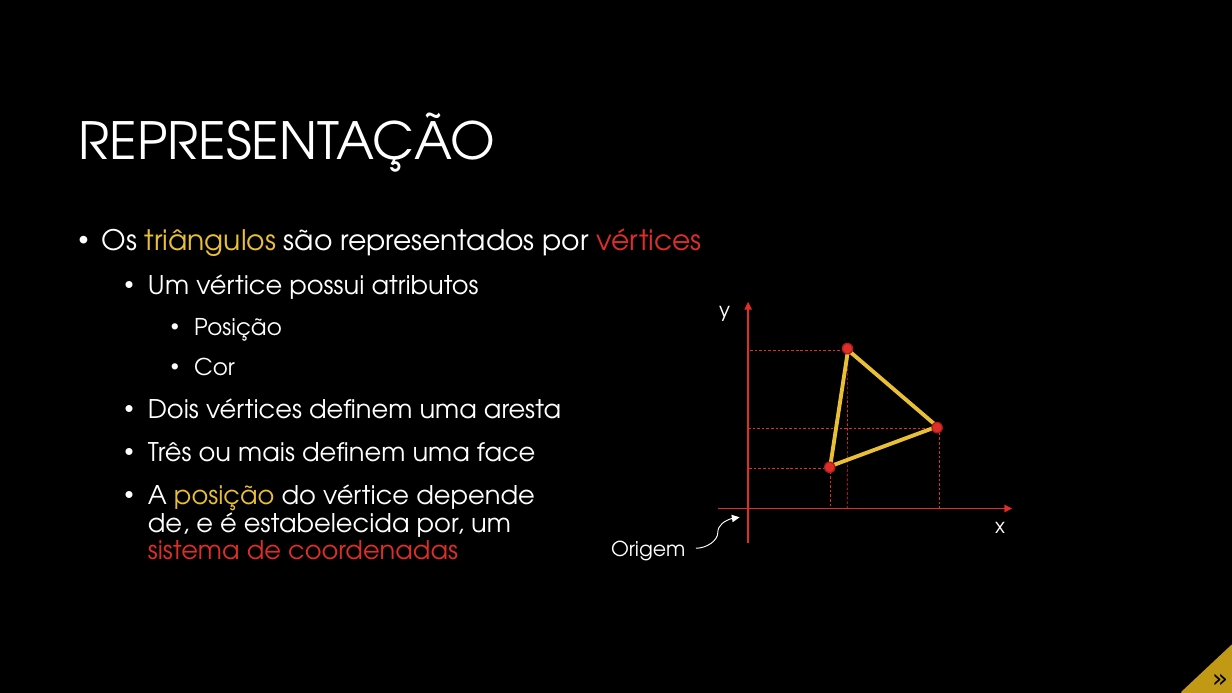
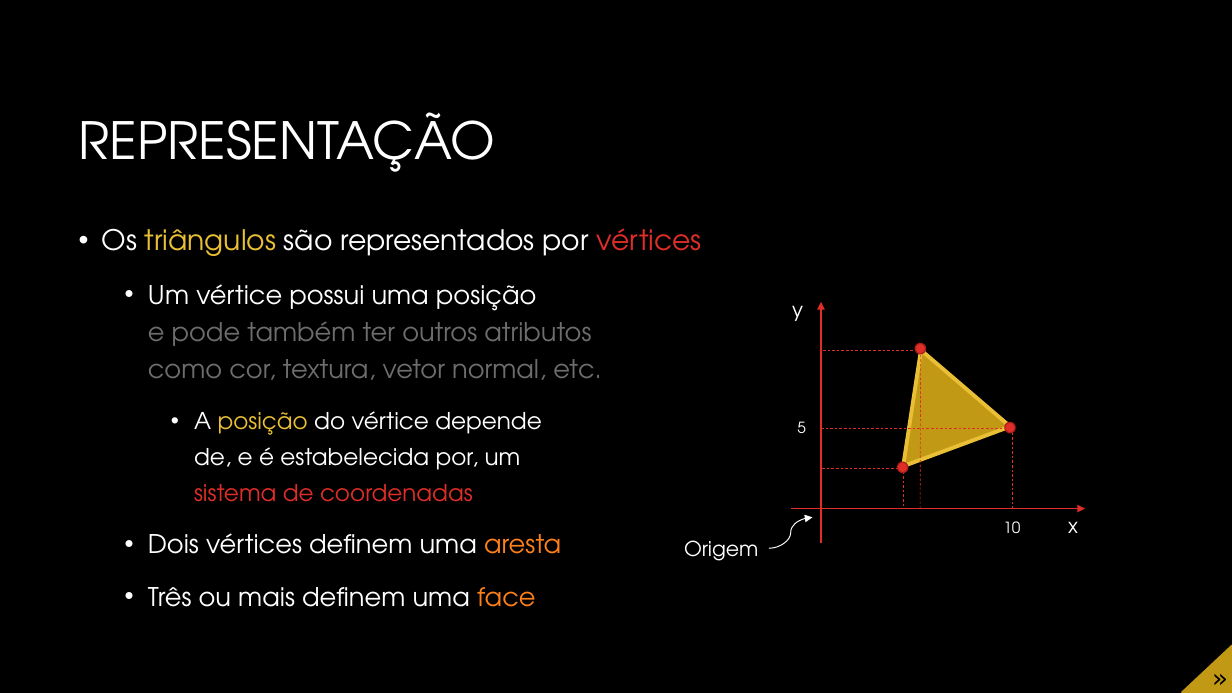
Before and after one commit to JudsonSS/CG, a slide deck: slide 5 of Slides/01. Conceitos Básicos.pptx. Drawn at 1232x693 pixels with LibreOffice and Linux fonts; fonts in the diff are those of the drawing; background and template pictures are left out. Boxes give left, top, right and bottom in pixels: in the first picture for what was removed or moved away, otherwise in the second. Text is boxed around its words. In the diff, an @@ line names an element or a change of style, - is before the commit and + after.

```diff
--- a/Slides/01. Conceitos Básicos.pptx
+++ b/Slides/01. Conceitos Básicos.pptx
@@ text at [148, 284, 602, 502]: text changed @@
-  • Um vértice possui atributos
-    • Posição
-    • Cor
+  • Um vértice possui uma posição
+    e pode também ter outros atributos
+    como cor, textura, vetor normal, etc.
+    • A posição do vértice depende
+      de, e é estabelecida por, um
+      sistema de coordenadas
@@ 5 lines, 2 texts, 2 arrows, 2 ellipses, 1 curved arrow, 1 triangle: place and size @@
-5 lines, 2 texts, 2 arrows, 2 ellipses, 1 curved arrow, 1 triangle at [696, 302, 1012, 548]
+5 lines, 2 texts, 2 arrows, 2 ellipses, 1 curved arrow, 1 triangle at [769, 302, 1085, 548]
@@ triangle at [867, 330, 1011, 466]: fill none to #C19915 @@
@@ text added at [797, 421, 806, 433], 12 pt, text #FFFFFF @@
+5
@@ 1 text, 1 line, 1 ellipse: place and size @@
-1 text, 1 line, 1 ellipse at [611, 433, 940, 561]
+1 text, 1 line, 1 ellipse at [684, 433, 1012, 561]
@@ text at [148, 484, 535, 560]: paragraph removed @@
-  • A posição do vértice depende
-    de, e é estabelecida por, um
-    sistema de coordenadas
@@ text at [148, 533, 561, 607]: text colour #FFFFFF to #FE801A in "aresta", "face"; line spacing 0.9 to 1.2 @@
@@ text added at [1003, 521, 1020, 533], 12 pt, text #FFFFFF @@
+10
```
Also in this commit, not shown: 15 other slides changed, 3 slides added, 9 other files.
